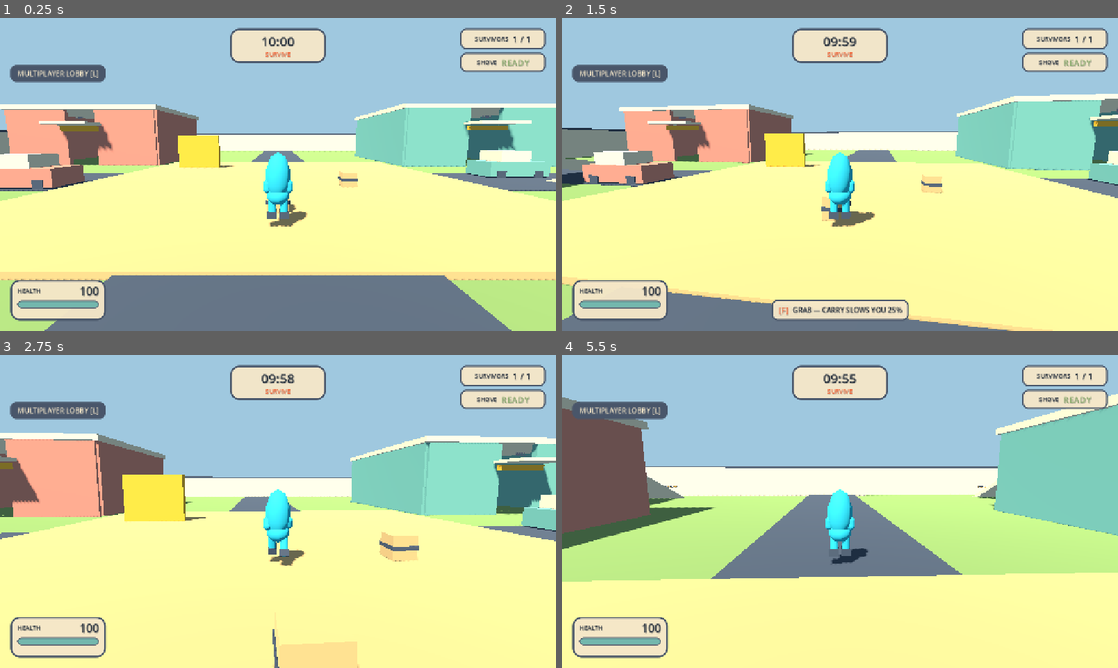
Above: before the commit, frames 1-4 (two rows, left to right).
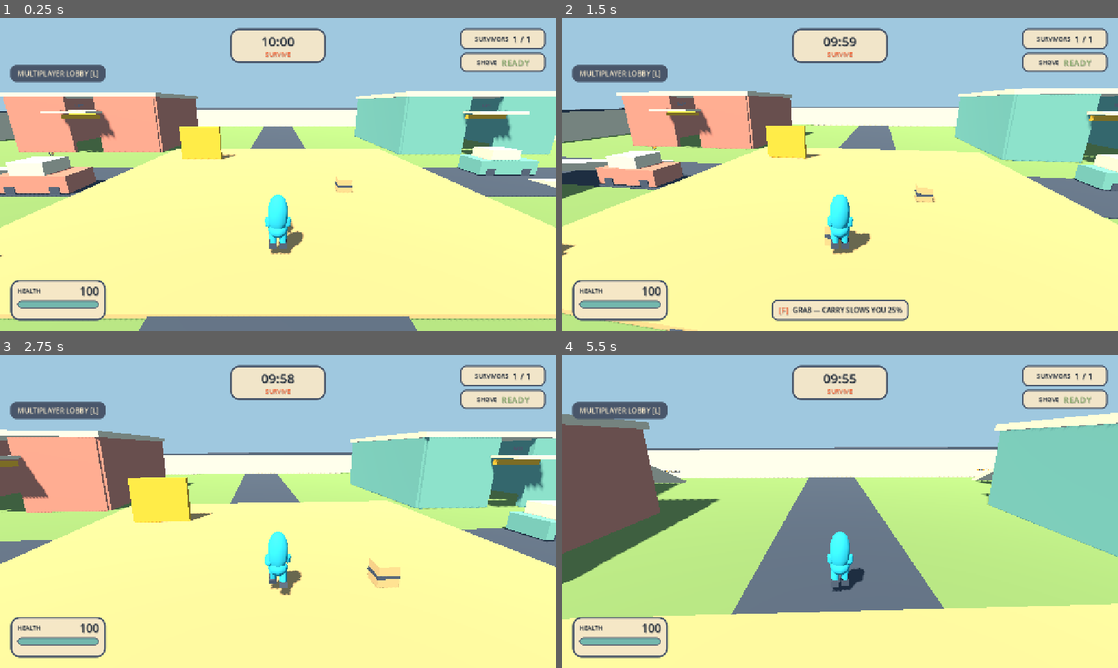
Above: after the commit, the same moments.

Repository: phucle297/idunno
Game: Godot game, scene res://scenes/main.tscn
Same seed, same stepped clock (60 frames per second), same inputs: the game is played once before the commit and once after it. Sound files missing from this copy of the repository are replaced by a short silence.
Inputs (mouse positions are in pixels of both pictures, inside the frame that each line leads up to):
- Up to frame 1 (0.25 s): no input
- Up to frame 2 (1.5 s): tap Enter (ui_accept) at 0.5 s; move the mouse to (867, 174) at 0.52 s; hold C (crouch) 0.53-1.28 s; hold W (move_forward) from 0.53 s (still down); click (867, 174) at 0.67 s; tap Space (jump) at 0.77 s; move the mouse to (812, 174) at 1.27 s; tap B (emote_cheer) at 1.35 s
- Up to frame 3 (2.75 s): keep holding W (move_forward); tap Space (jump) at 1.52 s; move the mouse to (289, 505) at 2.02 s; tap V (emote_wave) at 2.1 s
- Up to frame 4 (5.5 s): keep holding W (move_forward); move the mouse to (834, 517) at 2.77 s; tap F (grab) at 2.85 s; click (834, 517) at 2.92 s; tap Space (jump) at 3.02, 3.77, 4.52 s; move the mouse to (878, 514) at 3.52 s; tap G (shove) at 3.6 s; move the mouse to (795, 508) at 4.27 s; tap E (spectate_next) at 4.35 s; move the mouse to (845, 511) at 5.02 s; hold Q (spectate_previous) from 5.03 s (still down); click (845, 511) at 5.17 s

The runs differ from the first frame. In frame 1, 32% of the frame differs, in the area x 0-100%, y 23-100%; in frame 2, 23%; in frame 3, 17%; in frame 4, 26%.

Commit message:
feat(camera): raise player to high three-quarter view
Lift the camera pivot and pitch the spring arm more steeply (about 28 deg
downward, 6 m arm) so the bean silhouette and ground are both visible
indoors and outdoors without clipping.

Amp-Thread-ID: https://ampcode.com/threads/T-01a1330a-6b68-7301-94df-dc0b5a0abfb9
Co-authored-by: Phúc Lê <phucle.2971.dd@gmail.com>

Diff:
--- a/game/player/player.gd
+++ b/game/player/player.gd
@@ -19,7 +19,7 @@
 var _knockdown_remaining := 0.0
 var _is_crouched := false
 var _camera_yaw := 0.0
-var _camera_pitch := -0.14
+var _camera_pitch := -0.28
 var _ragdoll: Node3D
 var _is_eliminated := false
 var _get_up_remaining := 0.0
--- a/scenes/player.tscn
+++ b/scenes/player.tscn
@@ -28,11 +28,11 @@
 [node name="Character" parent="Visual" instance=ExtResource("2_visual")]
 
 [node name="CameraPivot" type="Node3D" parent="."]
-position = Vector3(0, 1.2, 0)
-rotation = Vector3(-0.14, 0, 0)
+position = Vector3(0, 2.2, 0)
+rotation = Vector3(-0.28, 0, 0)
 
 [node name="SpringArm3D" type="SpringArm3D" parent="CameraPivot"]
-spring_length = 5.5
+spring_length = 6.0
 margin = 0.15
 collision_mask = 1
 
